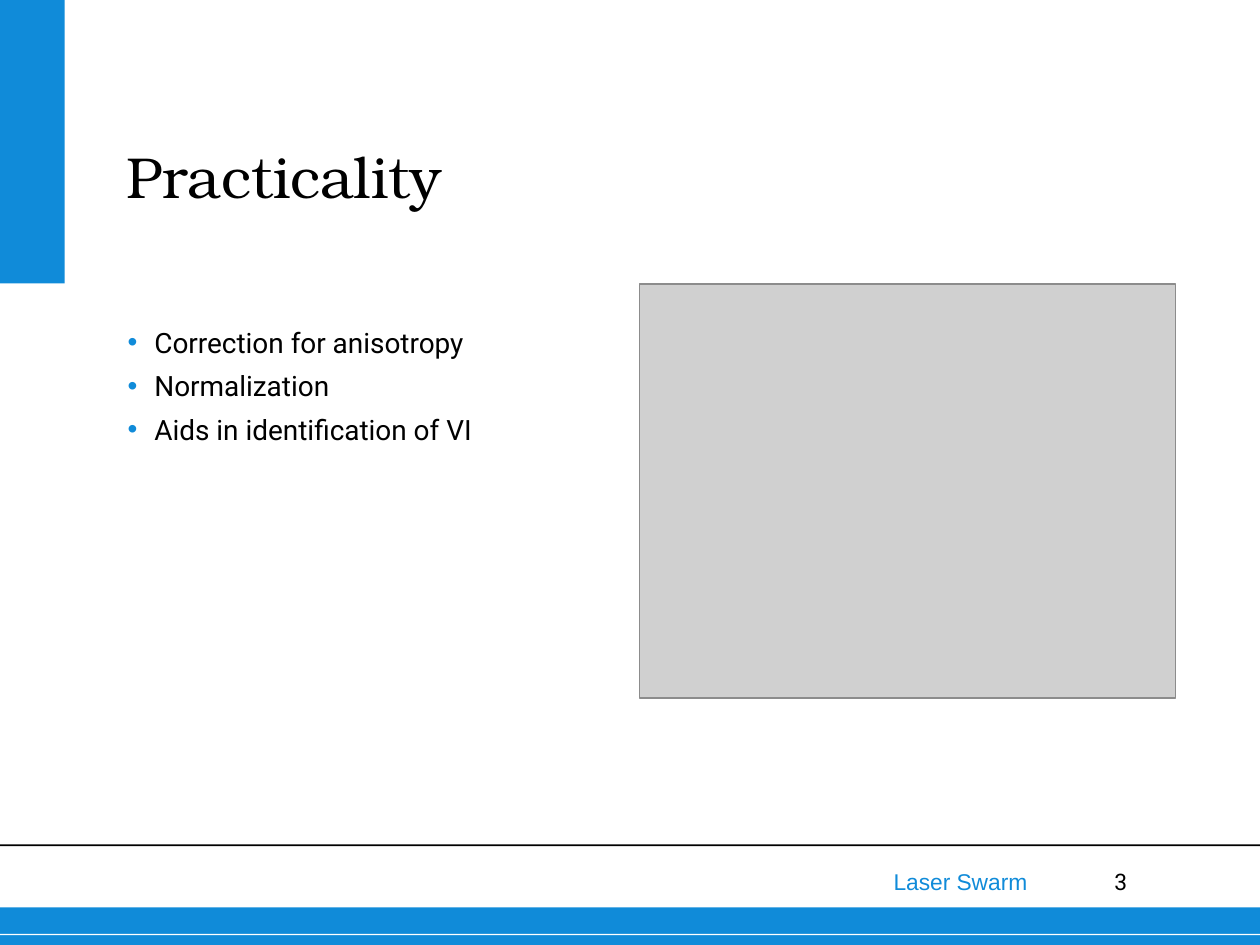
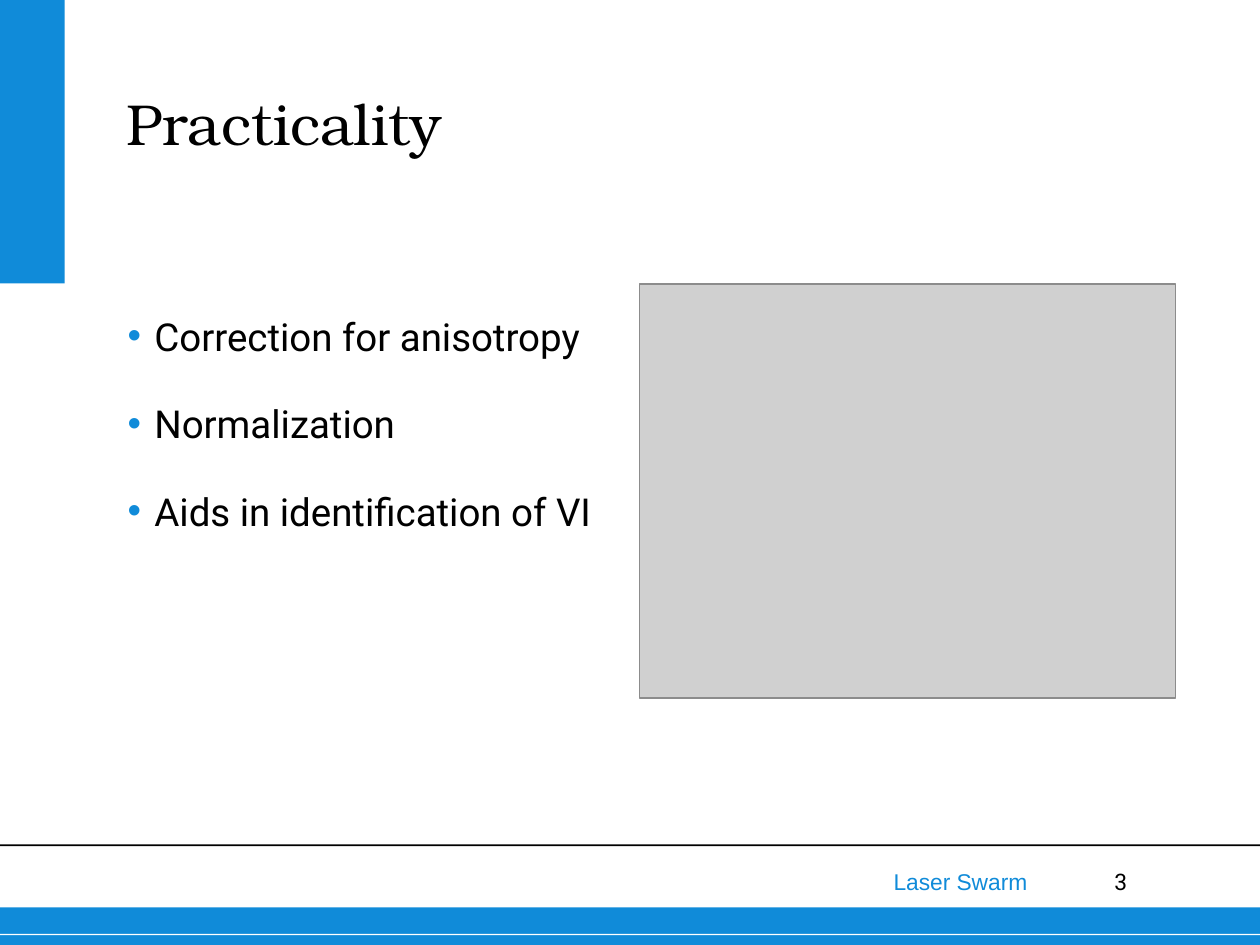
Before and after one commit to thewisenerd/laser-swarm, a slide deck: slide 3 of finalPresentation/subsections/BRDF.ppt. Drawn at 1260x945 pixels with LibreOffice and Linux fonts; fonts in the diff are those of the drawing; grey boxes stand for pictures; background and template pictures are left out. Boxes give left, top, right and bottom in pixels: in the first picture for what was removed or moved away, otherwise in the second. Text is boxed around its words. In the diff, an @@ line names an element or a change of style, - is before the commit and + after.

```diff
--- a/finalPresentation/subsections/BRDF.ppt
+++ b/finalPresentation/subsections/BRDF.ppt
@@ text "Practicality": place and size @@
-text "Practicality" at <box>126,156,441,212</box>
+text "Practicality" at <box>126,103,441,159</box>
@@ text "Correction for anisotropy" at <box>154,321,591,527</box>: size 16 to 22 pt @@
```
Also in this commit, not shown: 5 other slides changed.
